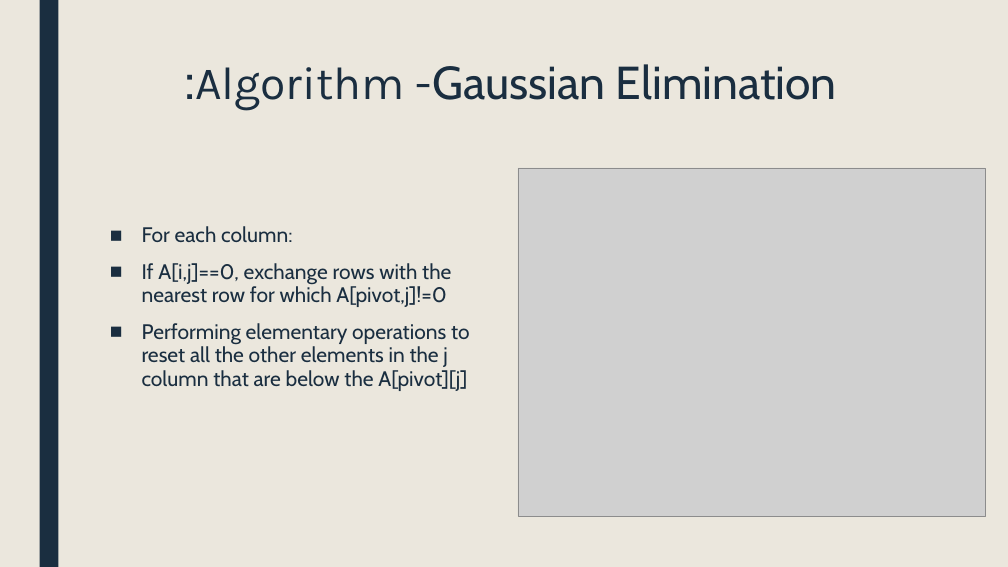
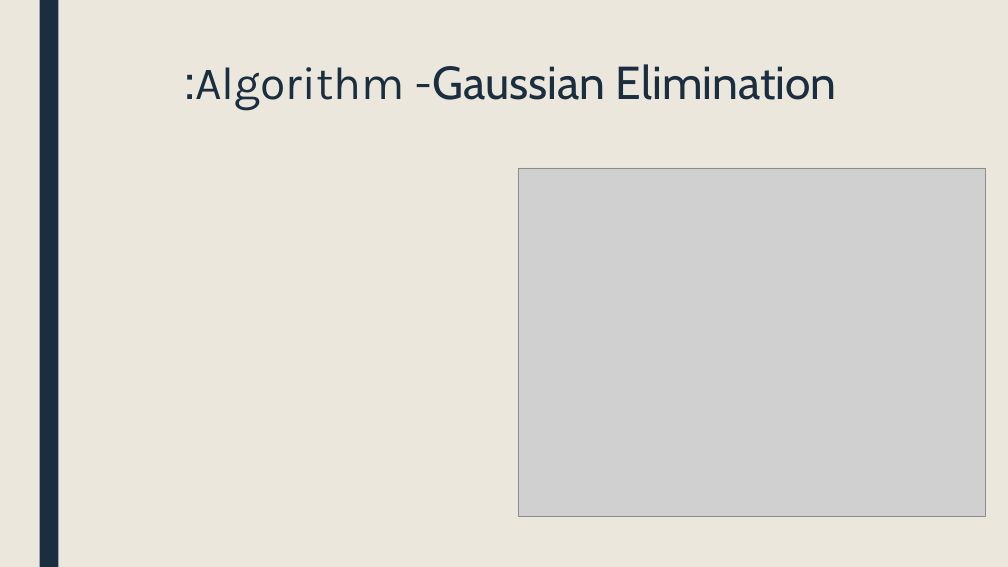
Before and after one commit to VitalMarciano/Matrix-methods, a slide deck: slide 3 of Matrix_Properties_Algorithms[1].pptx. Drawn at 1008x567 pixels with LibreOffice and Linux fonts; fonts in the diff are those of the drawing; grey boxes stand for pictures. Boxes give left, top, right and bottom in pixels: in the first picture for what was removed or moved away, otherwise in the second. Text is boxed around its words. In the diff, an @@ line names an element or a change of style, - is before the commit and + after.

```diff
--- a/Matrix_Properties_Algorithms[1].pptx
+++ b/Matrix_Properties_Algorithms[1].pptx
@@ text removed at (142,226,470,391) @@
-■ For each column:
-■ If A[i,j]==0, exchange rows with the nearest row for which A[pivot,j]!=0
-■ Performing elementary operations to reset all the other elements in the j column that are below the A[pivot][j]
```
Also in this commit, not shown: 9 other slides changed, 1 slide added, 2 other files.
